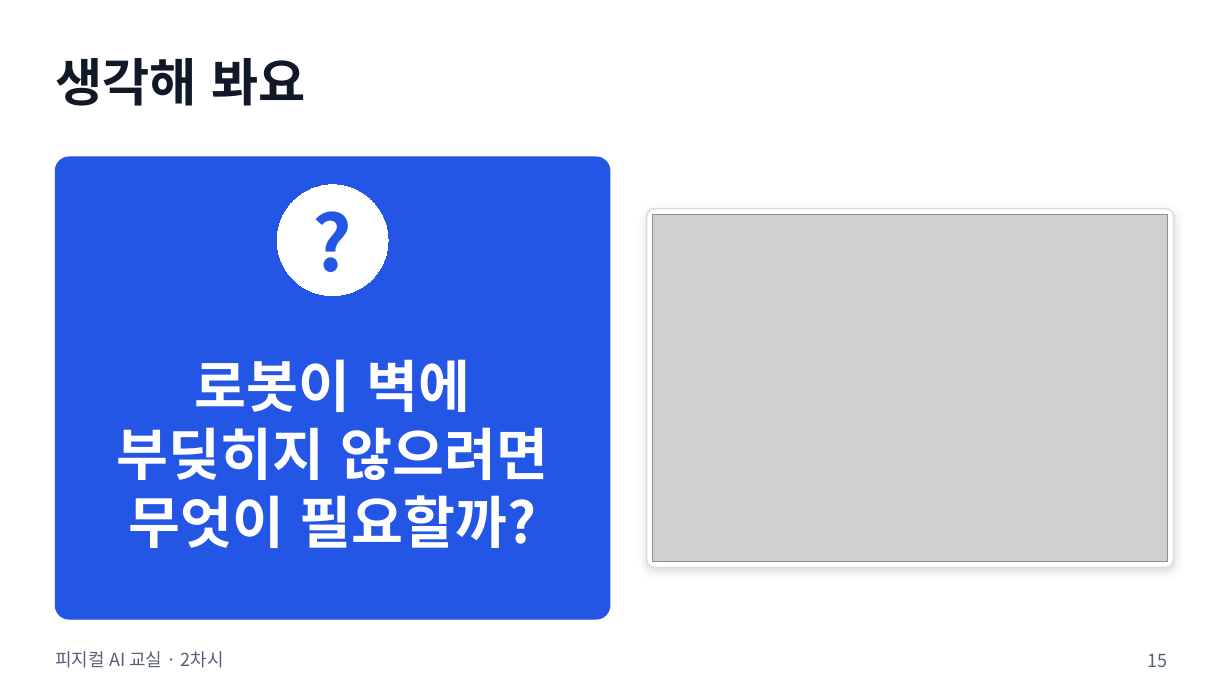
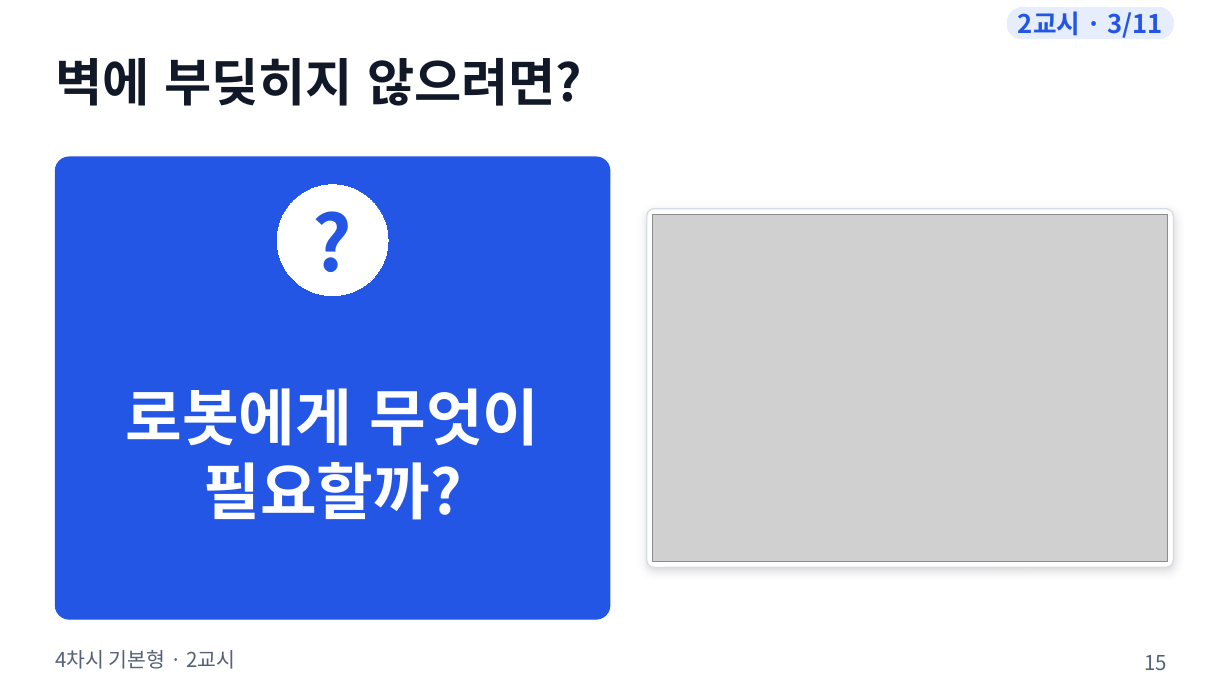
Before and after one commit to boundaryx01-uniquelife/microbit, a slide deck: slide 15 of materials/4차시_기본형/4차시_수업슬라이드.pptx. Drawn at 1232x693 pixels with LibreOffice and Linux fonts; fonts in the diff are those of the drawing; grey boxes stand for pictures. Boxes give left, top, right and bottom in pixels: in the first picture for what was removed or moved away, otherwise in the second. Text is boxed around its words. In the diff, an @@ line names an element or a change of style, - is before the commit and + after.

```diff
--- a/materials/4차시_기본형/4차시_수업슬라이드.pptx
+++ b/materials/4차시_기본형/4차시_수업슬라이드.pptx
@@ rounded rectangle added at (1007,7,1174,39), fill #E6EDFD, outline #E6EDFD 0.75 pt, 20 pt, text #2456E5, bold @@
+2교시 · 3/11
@@ text at (55,58,582,106): text changed @@
-생각해 봐요
+벽에 부딪히지 않으려면?
@@ text at (126,388,539,520): text changed; size 44 to 48 pt @@
-로봇이 벽에 부딪히지 않으려면 무엇이 필요할까?
+로봇에게 무엇이 필요할까?
@@ text at (55,650,235,669): text changed; size 14 to 16 pt @@
-피지컬 AI 교실 · 2차시
+4차시 기본형 · 2교시
@@ page number at (1144,655,1167,670): size 14 to 16 pt @@
```
Also in this commit, not shown: 47 other slides changed, 20 other files.
